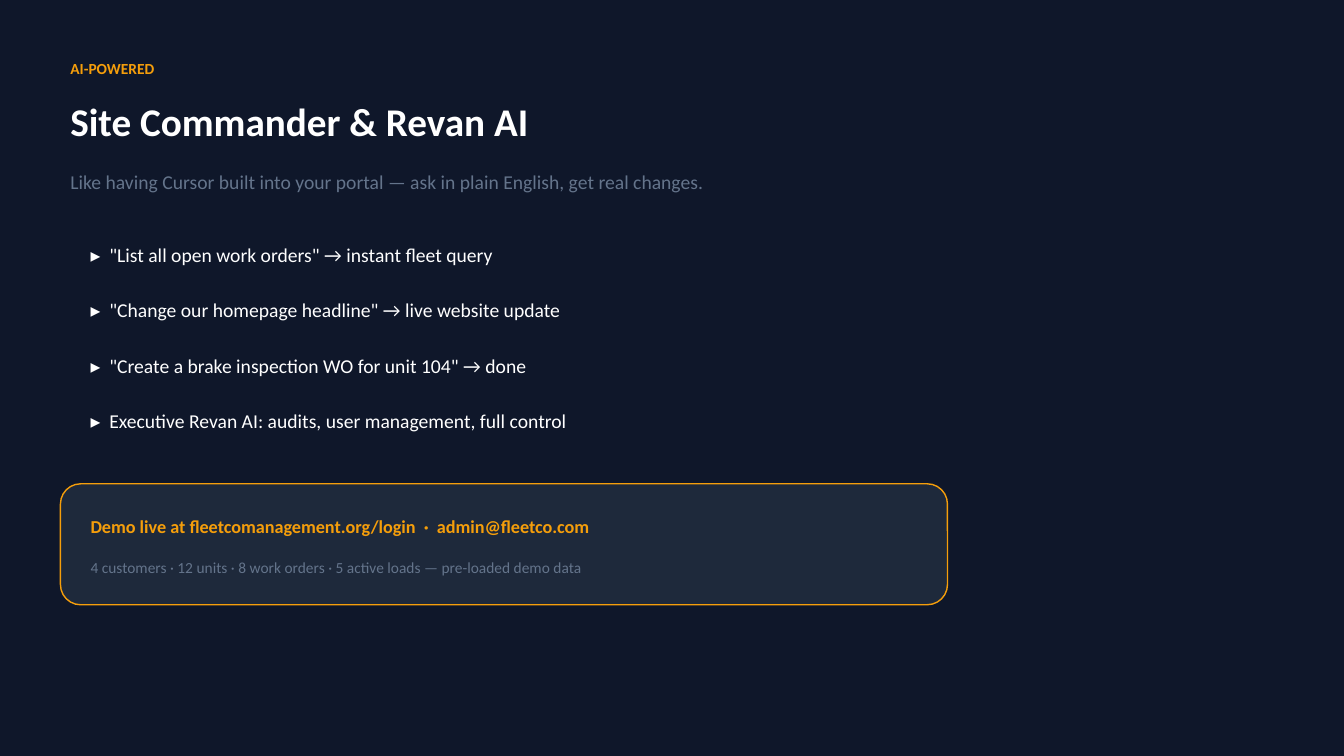
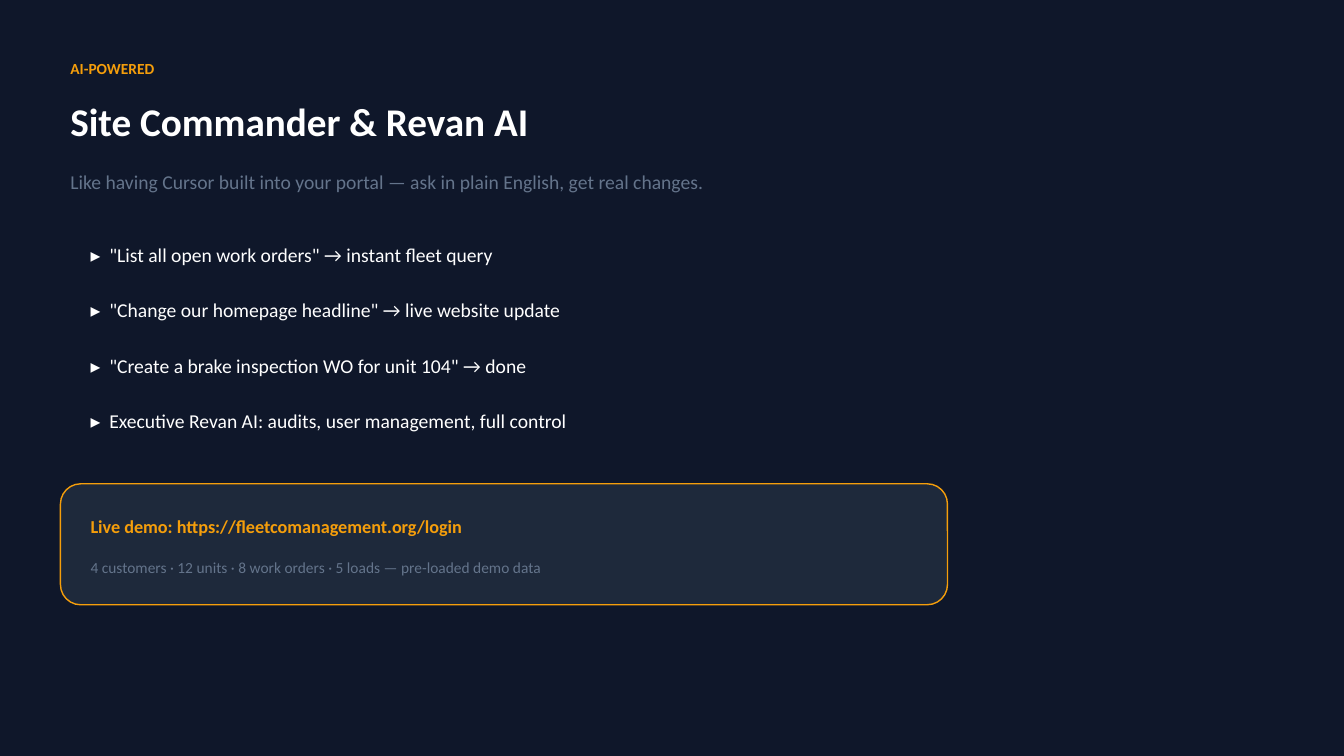
Before and after one commit to slackjarell-tech/fleetco-management, a slide deck: slide 4 of marketing/FleetCo-Client-Presentation.pptx. Drawn at 1344x756 pixels with LibreOffice and Linux fonts; fonts in the diff are those of the drawing. Boxes give left, top, right and bottom in pixels: in the first picture for what was removed or moved away, otherwise in the second. Text is boxed around its words. In the diff, an @@ line names an element or a change of style, - is before the commit and + after.

Commit message:
Update marketing deck and site with real FleetCo branding.
Use (360) 952-1249, live pricing ($299/$599/$999), and leadership names across PowerPoint, site config, and contact page.

```diff
--- a/marketing/FleetCo-Client-Presentation.pptx
+++ b/marketing/FleetCo-Client-Presentation.pptx
@@ text at (91, 520, 462, 536): text changed @@
-Demo live at fleetcomanagement.org/login · admin@fleetco.com
+Live demo: https://fleetcomanagement.org/login
@@ text at (91, 562, 541, 575): text changed @@
-4 customers · 12 units · 8 work orders · 5 active loads — pre-loaded demo data
+4 customers · 12 units · 8 work orders · 5 loads — pre-loaded demo data
```
Also in this commit, not shown: 6 other slides changed, 1 slide added, 1 slide removed, 6 other files.
